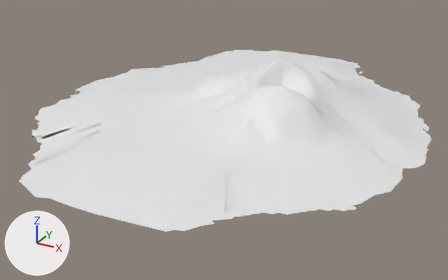
An edit to the glTF model scenery/models/homebase2.glb, drawn before and after from the same camera.
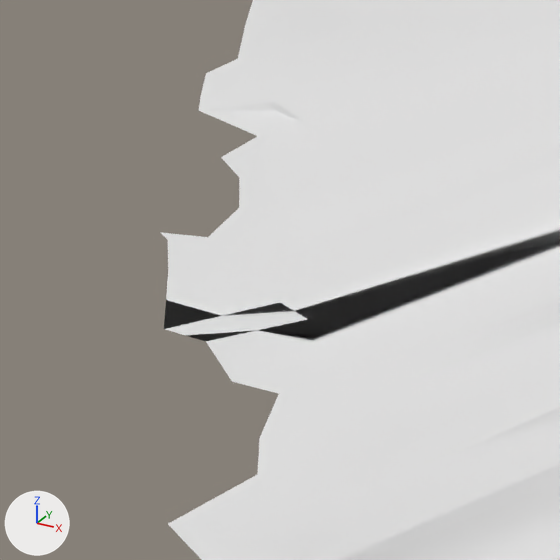
There are two pictures of each version: one whole from a 50 mm lens placed at (0.971, -1.137, 0.564), pointed at (0.257, 0.161, -0.085), one close up on the part from 4% to 15% of the width and 39% to 56% of the height. Lighting does not change. The marker at lower left points along +X, +Y and +Z. Vertices at the same position are counted once.

Before the edit, the objects in view are built like this:
```python
me_alamagan_mesh = bpy.data.meshes.new('Alamagan_mesh')
me_alamagan_mesh.from_pydata(...)  # 5710 vertices, 11172 faces; spans x -0.236..0.768, y -0.375..0.836, z -0.03..0.118
# before: 82 (-0.08, -0.14, -0.029) at pixel (279, 302), 95 (-0.125, -0.126, -0.029) at pixel (167, 239), 1585 (-0.091, -0.161, -0.029) at pixel (163, 329), 1586 (-0.079, -0.161, -0.029) at pixel (205, 341), 1646 (-0.068, -0.144, -0.029) at pixel (308, 319)
# before: 1681 (-0.129, -0.124, -0.029) at pixel (160, 232), 1682 (-0.097, -0.124, -0.029) at pixel (271, 261), 1719 (-0.118, -0.121, -0.029) at pixel (207, 237), 1721 (-0.097, -0.117, -0.029) at pixel (293, 250)
ob_alamagan = bpy.data.objects.new('Alamagan', me_alamagan_mesh)
ob_alamagan.location = (0.0, 0.0, 0.0)
```
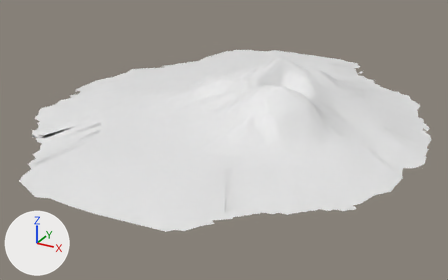
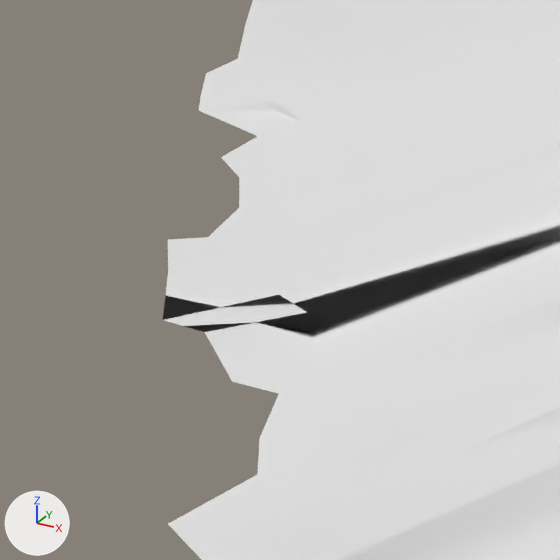
What differs and where, as boxes [x1, y1, x2, y2] in the close-ups (560 x 560 px):
'Alamagan', reshaped
    before: [160, 0, 560, 560]
    after: [163, 0, 560, 560]
part 1 of me_alamagan_mesh, cut back
    before: [160, 144, 560, 382]
    after: [163, 143, 560, 382]

Edits to the bpy script that builds the scene:
```text
Change me_alamagan_mesh:
    where me_alamagan_mesh.from_pydata(...)  # 5710 vertices, 11172 faces; spans x -0.236..0.768, y -0.375..0.836, z -0.03..0.118
    used by ob_alamagan; location = (0.0, 0.0, 0.0)
    verts and faces of me_alamagan_mesh; kept vertices keep their numbers, new ones are numbered from 5710
    me_alamagan_mesh part 1
    add delete_vertices([1681])  # with the faces that use them
    add for i in [82, 1585, 1586, 1646, 1682, 1721]: verts[i] += (0.0, 0.0, 0.002)
```
